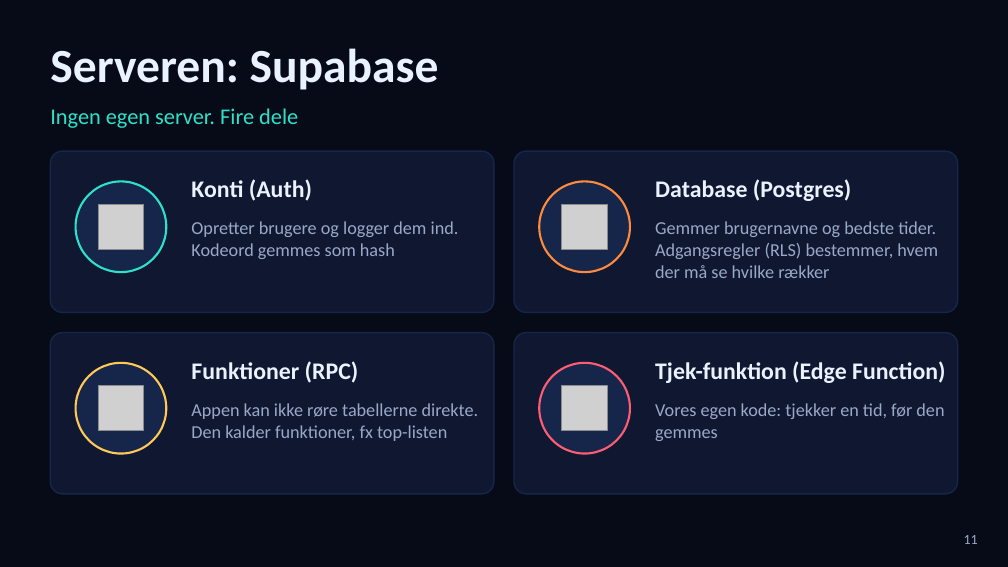
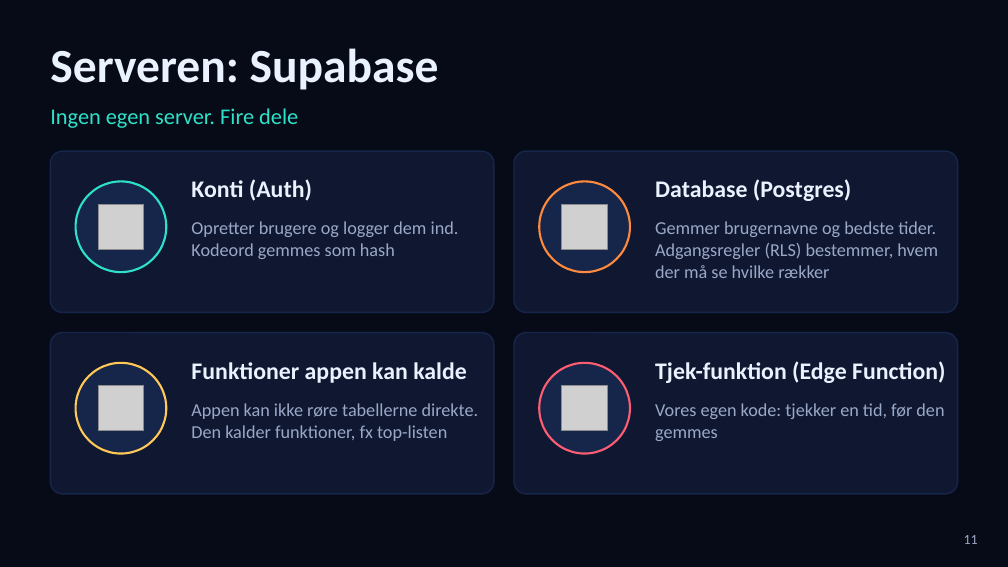
Before and after one commit to RedSkia/TiltMaze, a slide deck: slide 11 of docs/TiltMaze.pptx. Drawn at 1008x567 pixels with LibreOffice and Linux fonts; fonts in the diff are those of the drawing; grey boxes stand for pictures. Boxes give left, top, right and bottom in pixels: in the first picture for what was removed or moved away, otherwise in the second. Text is boxed around its words. In the diff, an @@ line names an element or a change of style, - is before the commit and + after.

```diff
--- a/docs/TiltMaze.pptx
+++ b/docs/TiltMaze.pptx
@@ text at box(191, 362, 467, 383): text changed @@
-Funktioner (RPC)
+Funktioner appen kan kalde
```
Also in this commit, not shown: 10 other slides changed, 1 slide removed, 2 other files.
